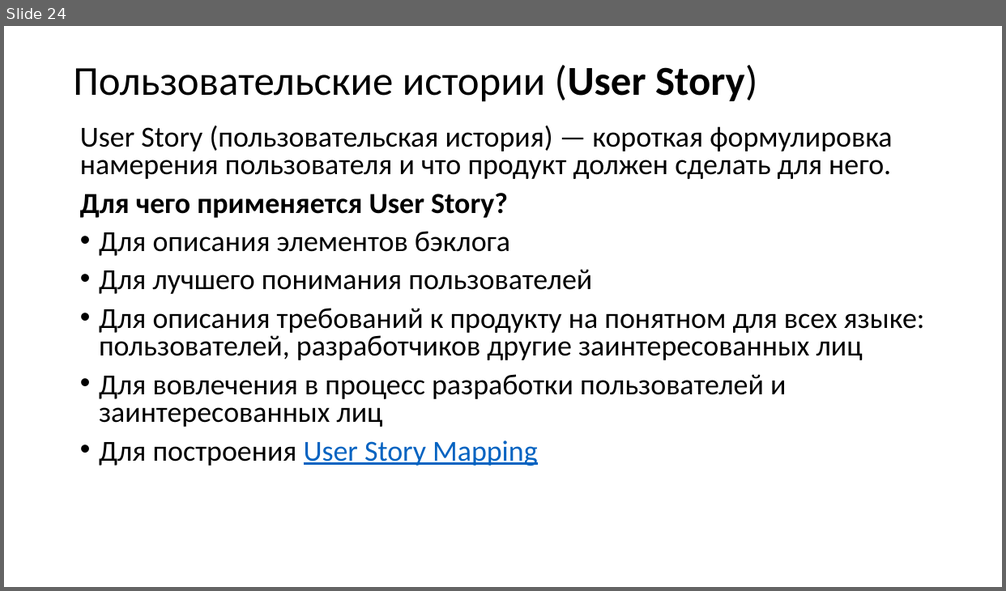
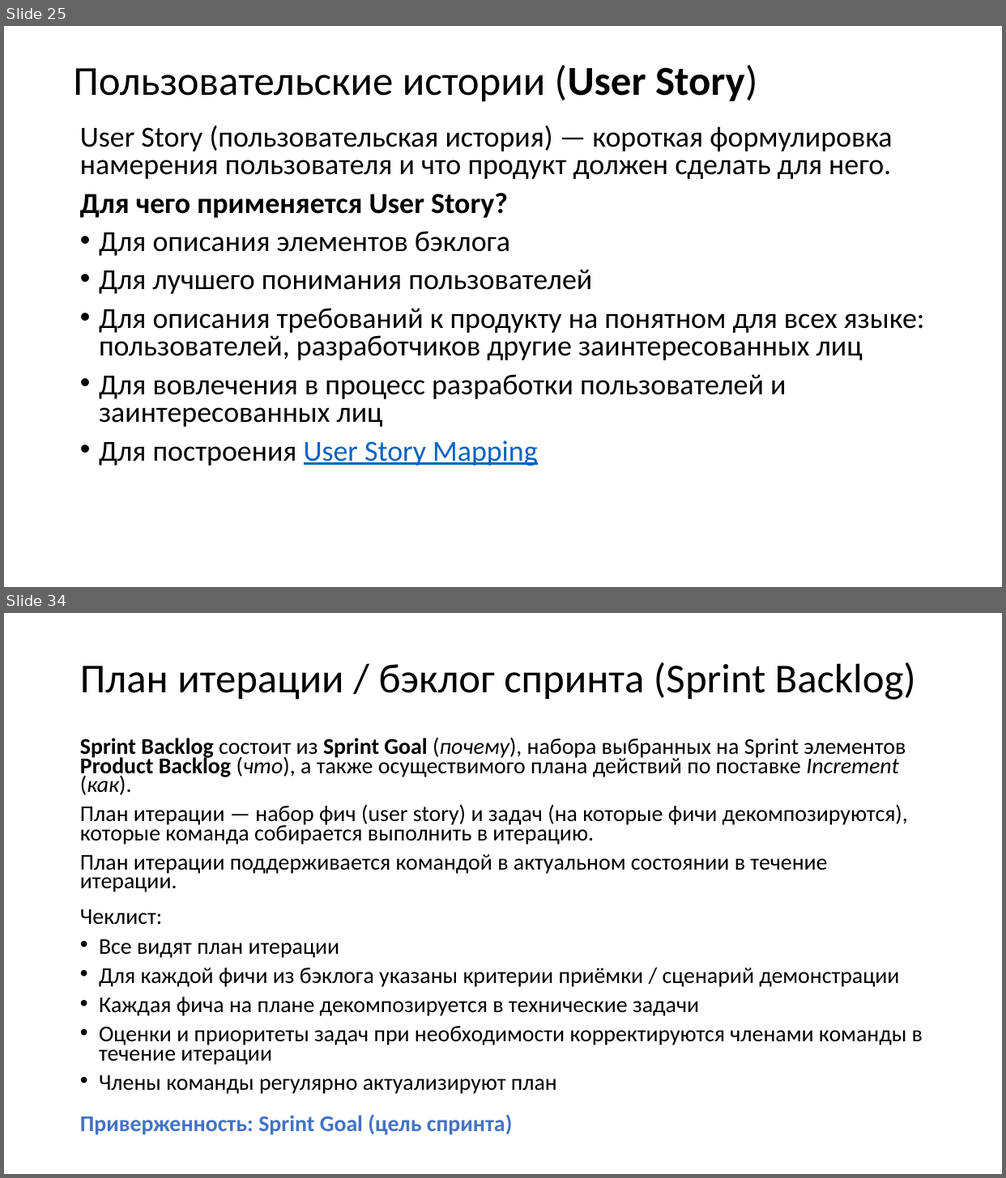
Before and after one commit to xtrueman/soft_dev_mgmt_course, a slide deck: slides/01-SCRUM.pptx. Shown one above the other, each under a label of ours: slide 24 before the commit, slides 25 and 34 after it; the slides between them are not shown. The pictures are 1006x591 and 1006x1178 pixels, drawn with LibreOffice and Linux fonts; fonts in the diff are those of the drawing. Boxes give left, top, right and bottom in pixels: in the first picture for what was removed or moved away, otherwise in the second. Text is boxed around its words. In the diff, an @@ line names an element or a change of style, - is before the commit and + after.

```diff
--- a/slides/01-SCRUM.pptx
+++ b/slides/01-SCRUM.pptx
@@ slide 34 added at bbox=[4, 613, 1002, 1174], background #FFFFFF @@
@@ title added at bbox=[80, 662, 916, 700], 39.6 pt, text #000000 @@
+План итерации / бэклог спринта (Sprint Backlog)
@@ text added at bbox=[80, 737, 923, 1135], 21.7 pt, text #000000 @@
+Sprint Backlog состоит из Sprint Goal (почему), набора выбранных на Sprint элементов Product Backlog (что), а также осуществимого плана действий по поставке Increment (как).
+План итерации — набор фич (user story) и задач (на которые фичи декомпозируются), которые команда собирается выполнить в итерацию.
+План итерации поддерживается командой в актуальном состоянии в течение итерации.
+Чеклист:
+• Все видят план итерации
+• Для каждой фичи из бэклога указаны критерии приёмки / сценарий демонстрации
+• Каждая фича на плане декомпозируется в технические задачи
+• Оценки и приоритеты задач при необходимости корректируются членами команды в течение итерации
+• Члены команды регулярно актуализируют план
+Приверженность: Sprint Goal (цель спринта)
@@ what was slide 24 is now slide 25 @@
```
Also in this commit, not shown: 2 slides changed, 14 other slides added, 4 other files.
